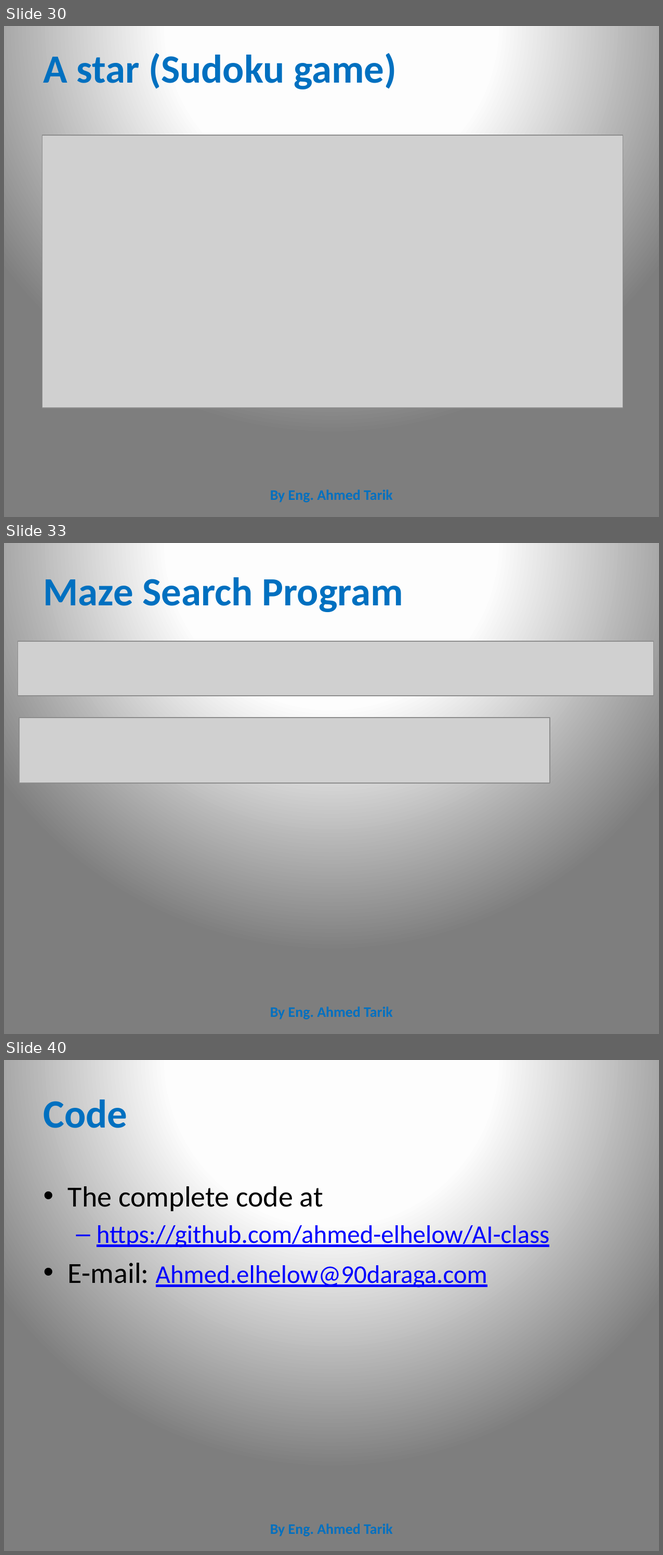
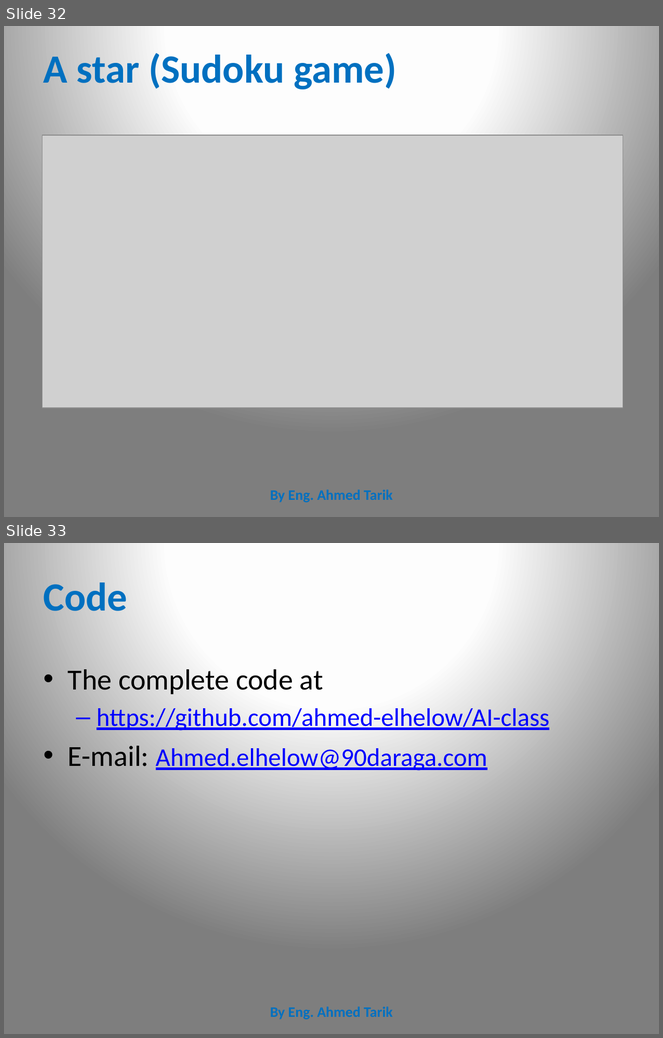
Before and after one commit to CharaD7/AI-class-1, a slide deck: a-star-I.pptx. Shown one above the other, each under a label of ours: slides 30, 33 and 40 before the commit, slides 32 and 33 after it; the slides between them are not shown. The pictures are 663x1555 and 663x1038 pixels, drawn with LibreOffice and Linux fonts; fonts in the diff are those of the drawing; grey boxes stand for pictures. Boxes give left, top, right and bottom in pixels: in the first picture for what was removed or moved away, otherwise in the second. Text is boxed around its words. In the diff, an @@ line names an element or a change of style, - is before the commit and + after.

```diff
--- a/a-star-I.pptx
+++ b/a-star-I.pptx
@@ slide 33 removed at (4, 543, 659, 1034), background gradient #FFFFFF to #FEFEFE to #7F7F7F @@
@@ title removed at (44, 577, 403, 612) @@
-Maze Search Program
@@ picture removed at (18, 641, 654, 696) @@
@@ picture removed at (19, 718, 550, 783) @@
@@ text removed at (270, 1007, 393, 1020) @@
-By Eng. Ahmed Tarik
@@ what was slide 30 is now slide 32 @@
@@ what was slide 40 is now slide 33 @@
```
Also in this commit, not shown: 2 slides added, 8 other slides removed, 5 other files.
